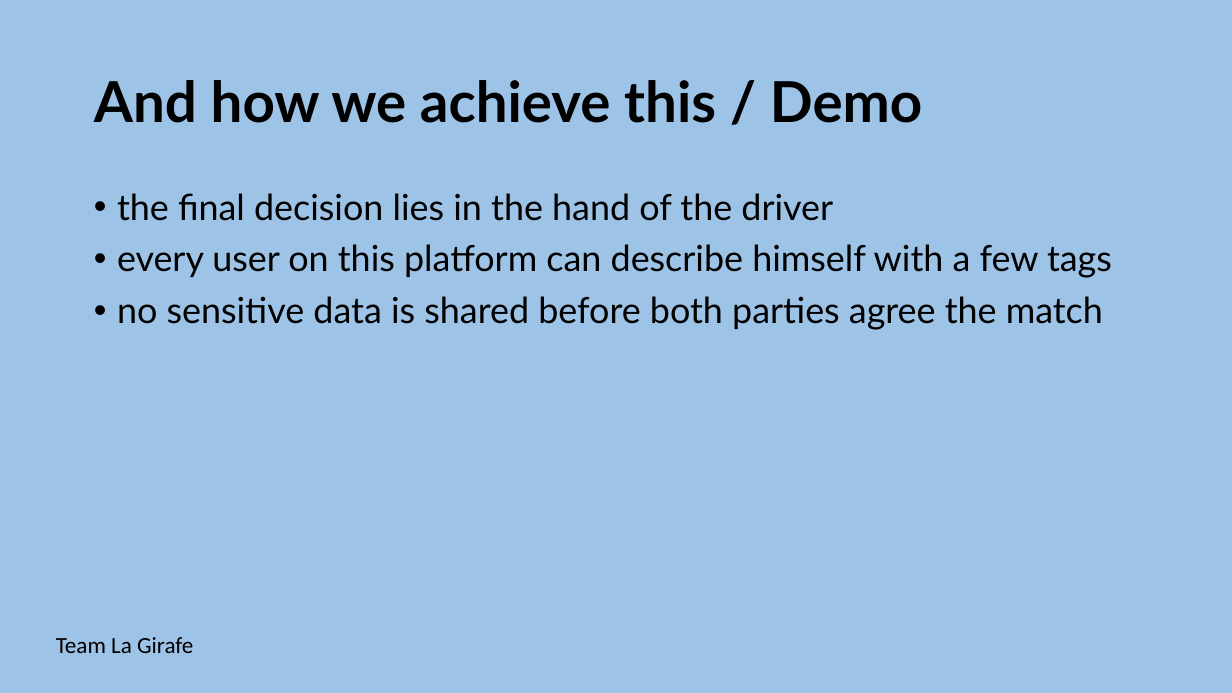
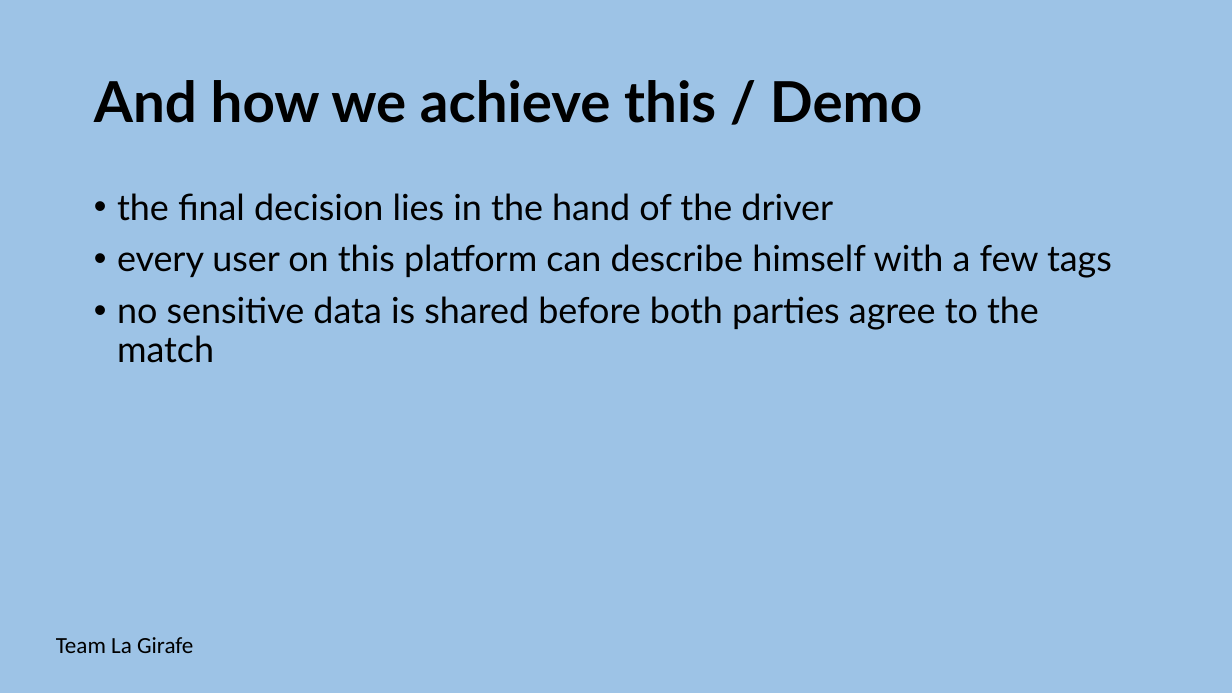
Before and after one commit to lumagician/dachfenster, a slide deck: slide 5 of static/dachfenster-pitch.pptx. Drawn at 1232x693 pixels with LibreOffice and Linux fonts; fonts in the diff are those of the drawing. Boxes give left, top, right and bottom in pixels: in the first picture for what was removed or moved away, otherwise in the second. Text is boxed around its words. In the diff, an @@ line names an element or a change of style, - is before the commit and + after.

Commit message:
dach fenster

```diff
--- a/static/dachfenster-pitch.pptx
+++ b/static/dachfenster-pitch.pptx
@@ text at (117, 296, 1039, 363): text changed @@
-• no sensitive data is shared before both parties agree the match
+• no sensitive data is shared before both parties agree to the match
```
